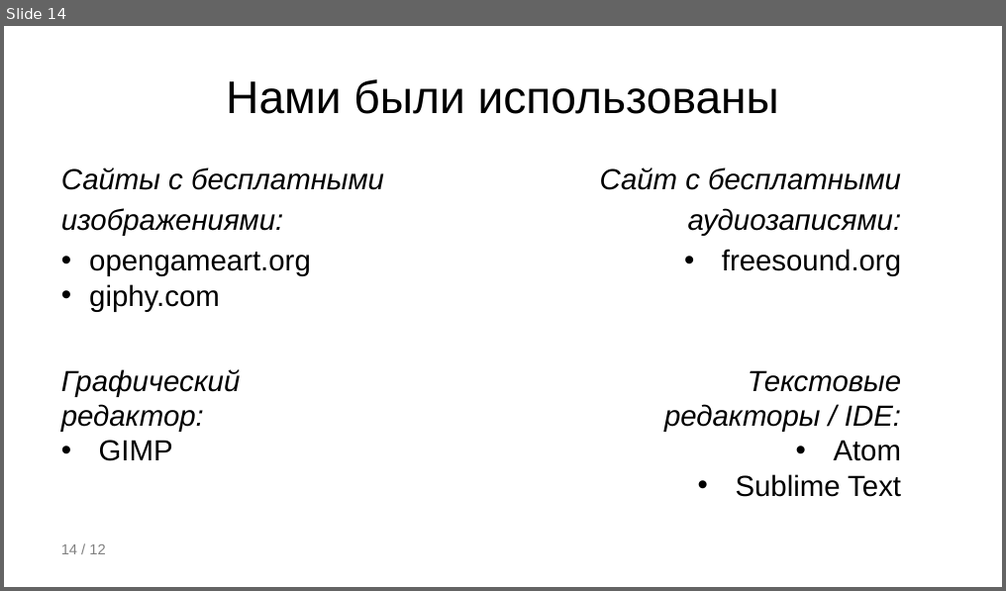
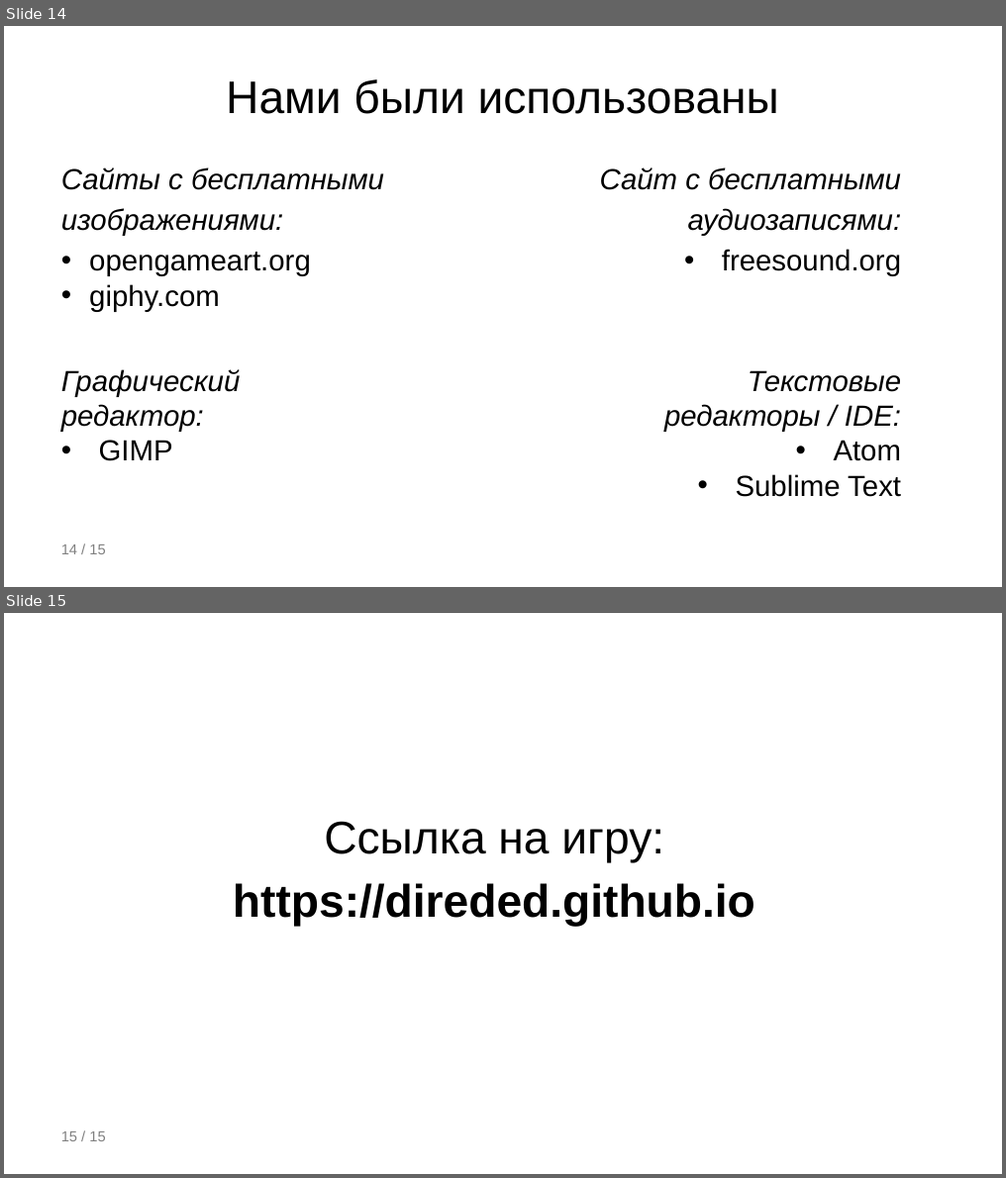
Before and after one commit to direded/direded.github.io, a slide deck: FEFU Invaders.pptx. Shown one above the other, each under a label of ours: slide 14 before the commit, slides 14 and 15 after it. The pictures are 1006x591 and 1006x1178 pixels, drawn with LibreOffice and Linux fonts; fonts in the diff are those of the drawing. Boxes give left, top, right and bottom in pixels: in the first picture for what was removed or moved away, otherwise in the second. Text is boxed around its words. In the diff, an @@ line names an element or a change of style, - is before the commit and + after.

```diff
--- a/FEFU Invaders.pptx
+++ b/FEFU Invaders.pptx
@@ slide 15 added at [4, 613, 1002, 1174], background #FFFFFF; not listed: 1 template element that a slide beside it also shows @@
@@ text added at [233, 821, 755, 927], 44 pt, text #000000, bold @@
+Ссылка на игру:
+https://direded.github.io
@@ page number at [61, 545, 105, 555]: text changed @@
-14 / 12
+14 / 15
```
Also in this commit, not shown: 2 slides changed, 2 other files.
